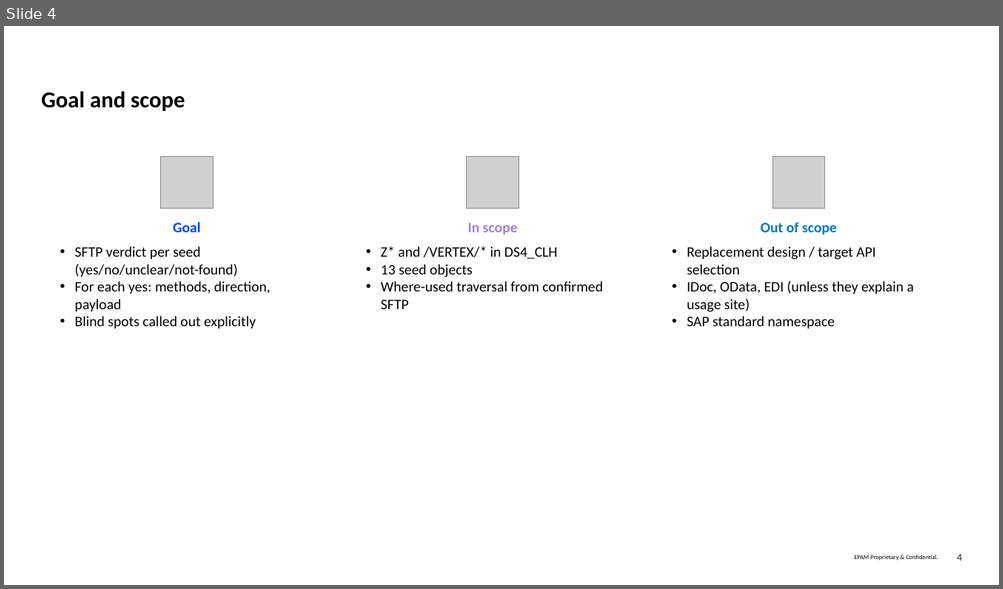
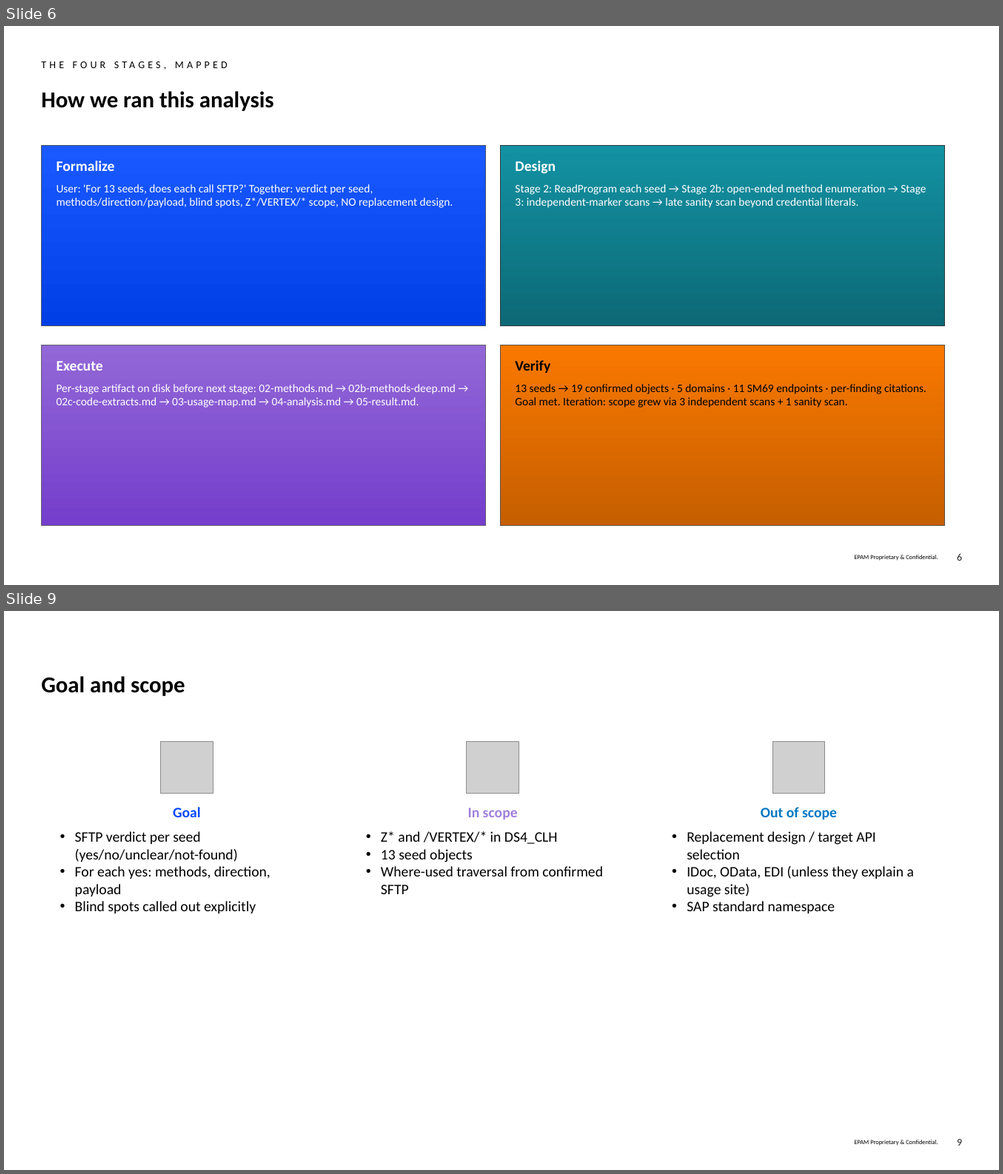
Before and after one commit to fr0ster/cloud-llm-hub, a slide deck: docs/tutorials/codebase-analysis/examples/report.simple-deck.pptx. Shown one above the other, each under a label of ours: slide 4 before the commit, slides 6 and 9 after it; the slides between them are not shown. The pictures are 1003x589 and 1003x1174 pixels, drawn with LibreOffice and Linux fonts; fonts in the diff are those of the drawing; grey boxes stand for pictures; background and template pictures are left out. Boxes give left, top, right and bottom in pixels: in the first picture for what was removed or moved away, otherwise in the second. Text is boxed around its words. In the diff, an @@ line names an element or a change of style, - is before the commit and + after.

```diff
--- a/docs/tutorials/codebase-analysis/examples/report.simple-deck.pptx
+++ b/docs/tutorials/codebase-analysis/examples/report.simple-deck.pptx
@@ slide 6 added at <box>4,26,999,585</box>, background #FFFFFF; not listed: 2 template elements that a slide beside it also shows @@
@@ text added at <box>41,57,336,76</box>, 10 pt, text #000000 @@
+THE FOUR STAGES, MAPPED
@@ title added at <box>41,91,274,111</box>, 22 pt, text #000000, bold @@
+How we ran this analysis
@@ rectangle added at <box>41,145,485,326</box>, fill gradient #003FE5 to #1959FF, outline #4B5366 0.25 pt, 11 pt, text #FFFFFF @@
+Formalize
+User: 'For 13 seeds, does each call SFTP?' Together: verdict per seed, methods/direction/payload, blind spots, Z*/VERTEX/* scope, NO replacement design.
@@ rectangle added at <box>500,145,944,326</box>, fill gradient #0D6976 to #1292A3, outline #303B3D 0.25 pt, 11 pt, text #FFFFFF @@
+Design
+Stage 2: ReadProgram each seed → Stage 2b: open-ended method enumeration → Stage 3: independent-marker scans → late sanity scan beyond credential literals.
@@ rectangle added at <box>41,346,485,526</box>, fill gradient #753ECC to #9267D7, outline #645D6F 0.25 pt, 11 pt, text #FFFFFF @@
+Execute
+Per-stage artifact on disk before next stage: 02-methods.md → 02b-methods-deep.md → 02c-code-extracts.md → 03-usage-map.md → 04-analysis.md → 05-result.md.
@@ rectangle added at <box>500,346,944,526</box>, fill gradient #C65F00 to #F97800, outline #5A4D42 0.25 pt, 11 pt, text #000000 @@
+Verify
+13 seeds → 19 confirmed objects · 5 domains · 11 SM69 endpoints · per-finding citations. Goal met. Iteration: scope grew via 3 independent scans + 1 sanity scan.
@@ what was slide 4 is now slide 9 @@
@@ page number at <box>956,1139,962,1146</box>: text changed @@
-4
+9
```
Also in this commit, not shown: 7 slides changed, 4 other slides added, 15 other files.
